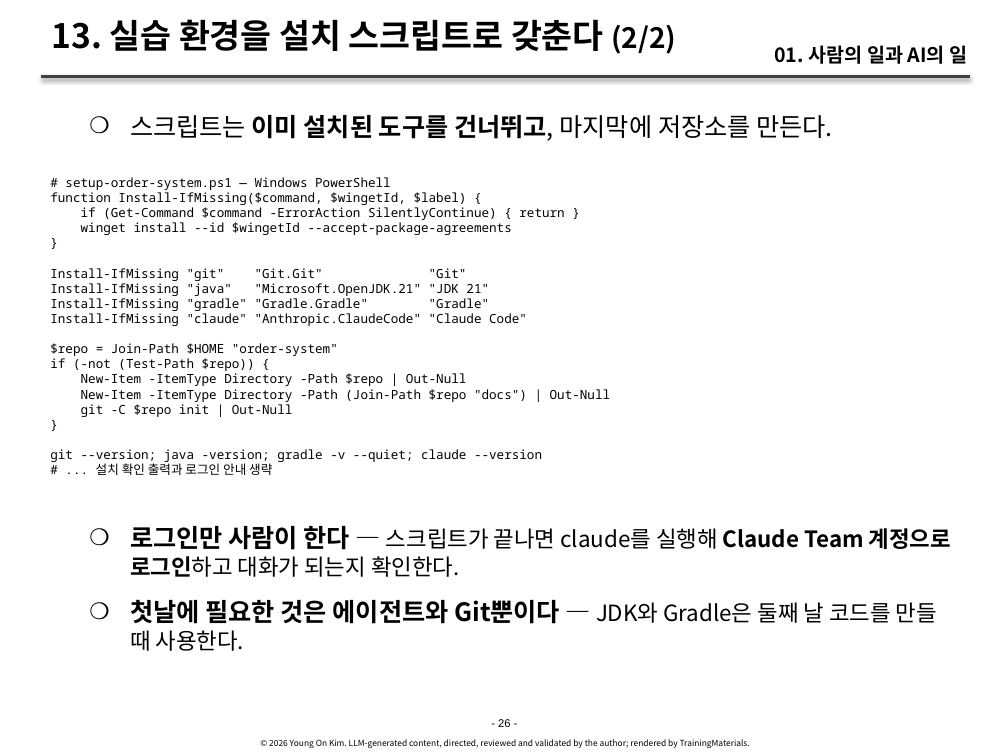
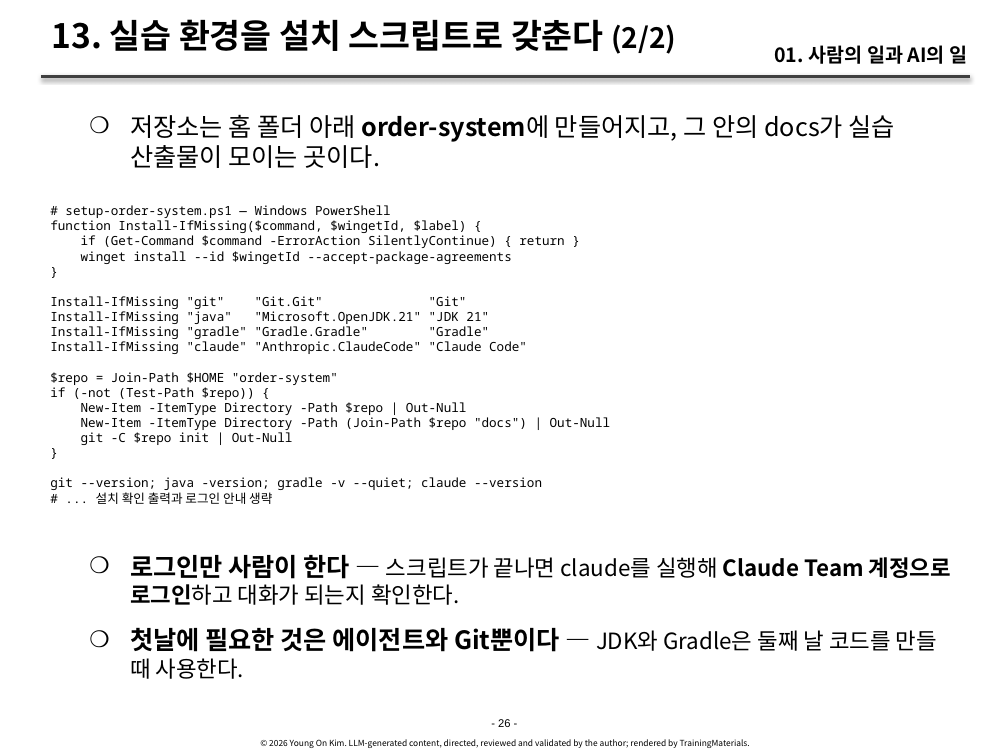
Before and after one commit to YoungSan77/TrainingMaterials, a slide deck: slide 26 of courses/ai-native/sessions/s01.pptx. Drawn at 1008x756 pixels with LibreOffice and Linux fonts; fonts in the diff are those of the drawing. Boxes give left, top, right and bottom in pixels: in the first picture for what was removed or moved away, otherwise in the second. Text is boxed around its words. In the diff, an @@ line names an element or a change of style, - is before the commit and + after.

```diff
--- a/courses/ai-native/sessions/s01.pptx
+++ b/courses/ai-native/sessions/s01.pptx
@@ text at [130, 114, 895, 168]: text changed @@
-    ❍ 스크립트는 이미 설치된 도구를 건너뛰고, 마지막에 저장소를 만든다.
+    ❍ 저장소는 홈 폴더 아래 order-system에 만들어지고, 그 안의 docs가 실습 산출물이 모이는 곳이다.
@@ text "# setup-order-system.ps1 — Windows PowerShell": place and size @@
-text "# setup-order-system.ps1 — Windows PowerShell" at [50, 177, 611, 475]
+text "# setup-order-system.ps1 — Windows PowerShell" at [50, 205, 611, 504]
@@ text "로그인만 사람이 한다 — 스크립트가 ...": place and size @@
-text "로그인만 사람이 한다 — 스크립트가 ..." at [130, 526, 951, 651]
+text "로그인만 사람이 한다 — 스크립트가 ..." at [130, 555, 951, 679]
```
Also in this commit, not shown: 8 other slides changed, 4 other files.
